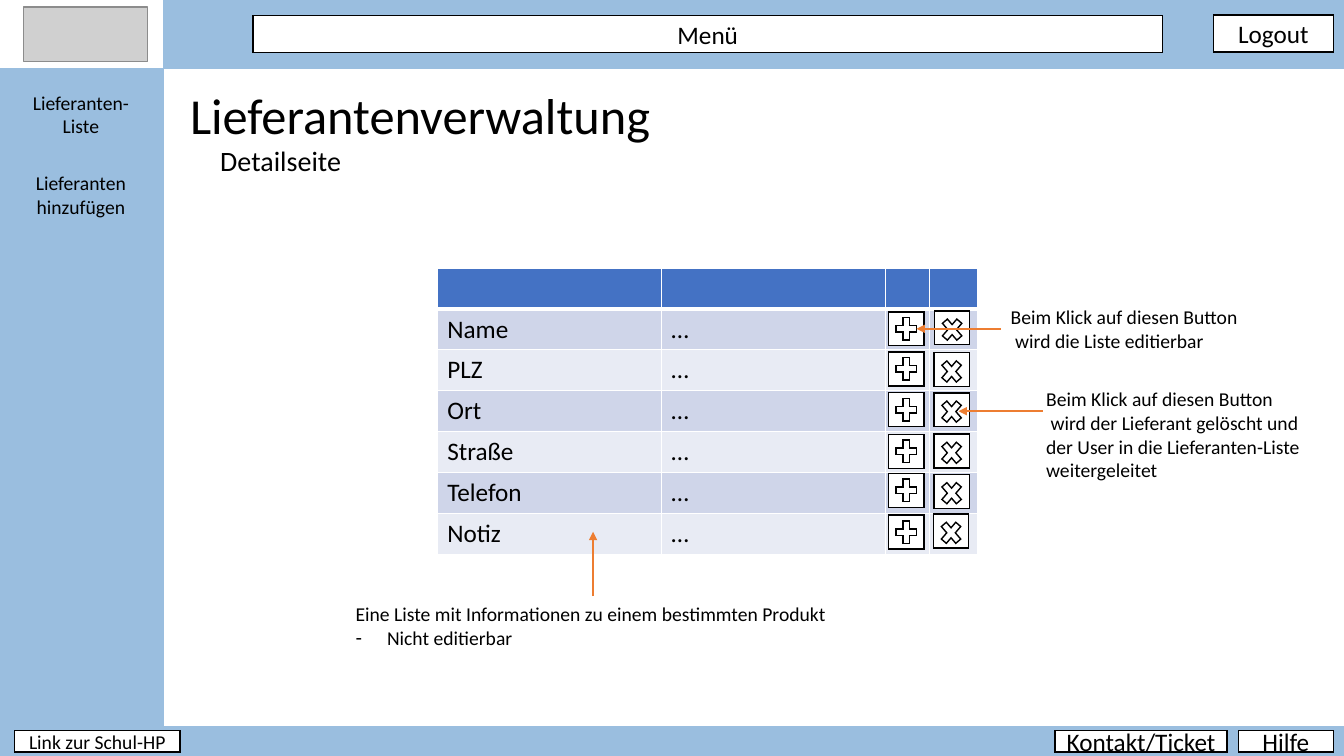
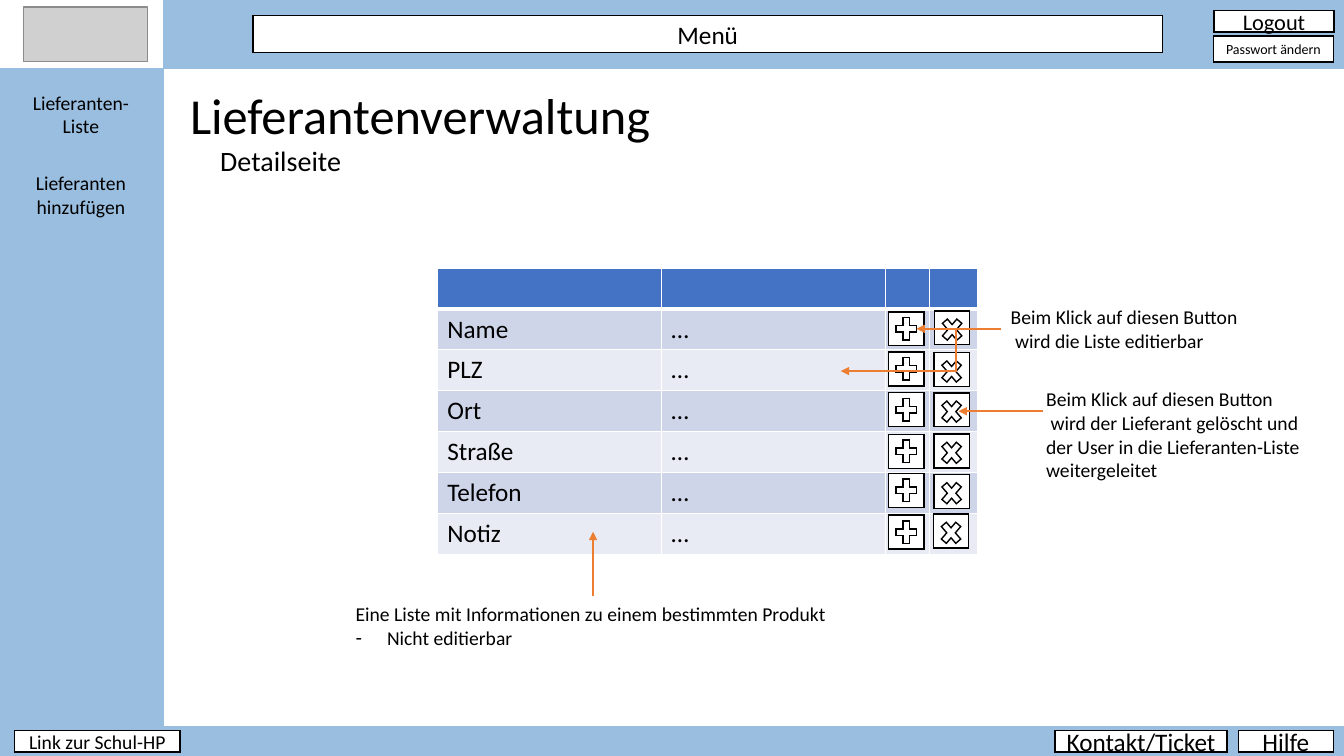
Before and after one commit to PapAnte/g2schoolproject, a slide deck: slide 19 of layout/Layout.pptx (slide 16 before the commit). Drawn at 1344x756 pixels with LibreOffice and Linux fonts; fonts in the diff are those of the drawing; grey boxes stand for pictures. Boxes give left, top, right and bottom in pixels: in the first picture for what was removed or moved away, otherwise in the second. Text is boxed around its words. In the diff, an @@ line names an element or a change of style, - is before the commit and + after.

```diff
--- a/layout/Layout.pptx
+++ b/layout/Layout.pptx
@@ rectangle "Logout": place and size @@
-rectangle "Logout" at [1214,15,1334,52]
+rectangle "Logout" at [1214,10,1334,31]
@@ rectangle "Logout" at [1214,10,1334,31]: size 18 to 16 pt @@
@@ rectangle added at [1214,36,1334,63], fill #FFFFFF, outline #000000 1 pt, 10 pt, text #000000 @@
+Passwort ändern
@@ elbow arrow added from (1001, 329) to (841, 371), #ED7D31 1.5 pt @@
```
Also in this commit, not shown: 18 other slides changed, 3 slides added.
